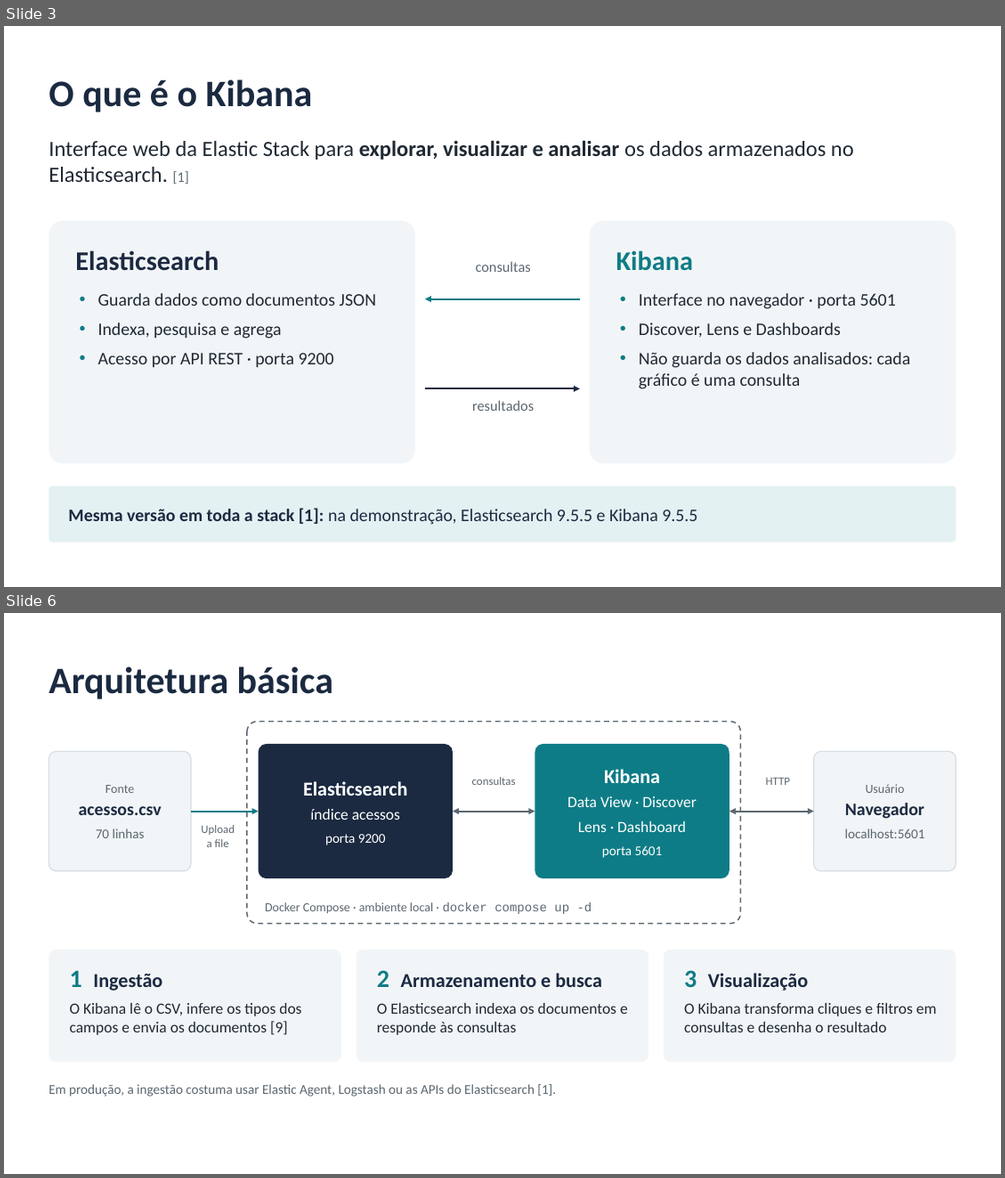
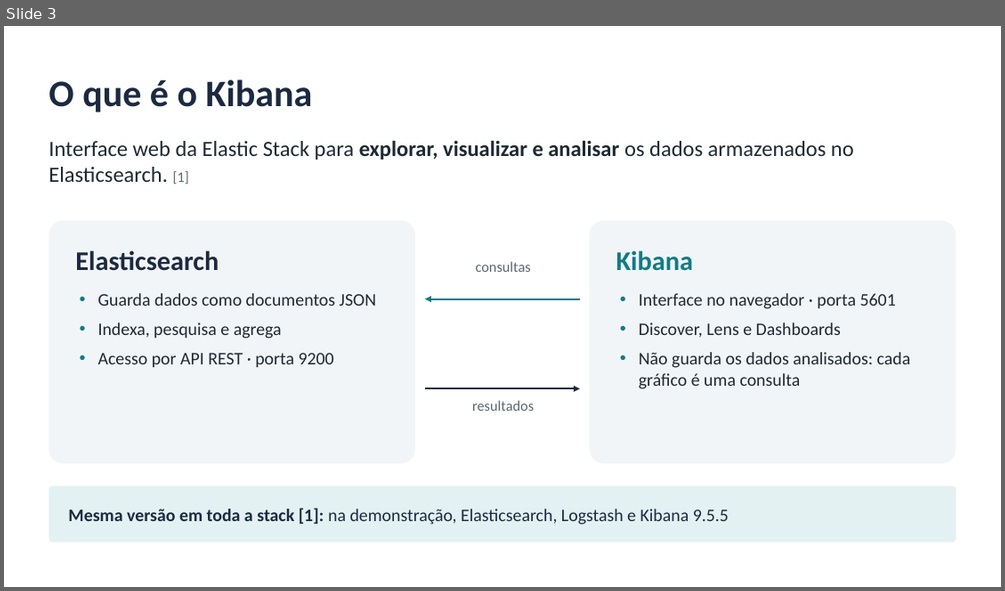
Before and after one commit to LuidyOn/Seminario_Kibana, a slide deck: slides/seminario_kibana.pptx. Shown one above the other, each under a label of ours: slides 3 and 6 before the commit, slide 3 after it; the slides between them are not shown. The pictures are 1005x1178 and 1005x591 pixels, drawn with LibreOffice and Linux fonts; fonts in the diff are those of the drawing. Boxes give left, top, right and bottom in pixels: in the first picture for what was removed or moved away, otherwise in the second. Text is boxed around its words. In the diff, an @@ line names an element or a change of style, - is before the commit and + after.

Commit message:
Atualiza documentação e slides para a demonstração com eventos reais
- README, conteúdo do seminário, roteiros e referências passam a
  descrever o fluxo Windows -> coletor -> Logstash -> Elasticsearch ->
  Kibana, com o que é e o que não é coletado
- Roteiro da demonstração com checklist de primeira validação no
  computador da apresentação, diagnóstico e contingência
- Apresentação regenerada: 12 slides editáveis, só com formas nativas,
  sem imagens nem dados reais

Os arquivos da demonstração anterior, com dados fictícios, permanecem
no repositório até a validação completa do novo fluxo.

```diff
--- a/slides/seminario_kibana.pptx
+++ b/slides/seminario_kibana.pptx
@@ slide 6 removed at bbox=[4, 613, 1001, 1174], background #FFFFFF @@
@@ title removed at bbox=[48, 666, 333, 699] @@
-Arquitetura básica
@@ rounded rectangle removed at bbox=[247, 722, 741, 924] @@
-Docker Compose · ambiente local · docker compose up -d
@@ rounded rectangle removed at bbox=[259, 744, 453, 878] @@
-Elasticsearch
-índice acessos
-porta 9200
@@ rounded rectangle removed at bbox=[535, 744, 729, 878] @@
-Kibana
-Data View · Discover
-Lens · Dashboard
-porta 5601
@@ rounded rectangle removed at bbox=[48, 751, 191, 871] @@
-Fonte
-acessos.csv
-70 linhas
@@ rounded rectangle removed at bbox=[814, 751, 956, 871] @@
-Usuário
-Navegador
-localhost:5601
@@ text removed at bbox=[472, 777, 516, 785] @@
-consultas
@@ text removed at bbox=[766, 778, 790, 785] @@
-HTTP
@@ arrow removed from (191, 811) to (259, 811) @@
@@ text removed at bbox=[201, 825, 235, 847] @@
-Upload
-a file
@@ double arrow removed from (535, 811) to (453, 811) @@
@@ double arrow removed from (814, 811) to (729, 811) @@
@@ rounded rectangle removed at bbox=[48, 949, 341, 1062] @@
-1 Ingestão
-O Kibana lê o CSV, infere os tipos dos campos e envia os documentos [9]
@@ rounded rectangle removed at bbox=[356, 949, 648, 1062] @@
-2 Armazenamento e busca
-O Elasticsearch indexa os documentos e responde às consultas
@@ rounded rectangle removed at bbox=[663, 949, 956, 1062] @@
-3 Visualização
-O Kibana transforma cliques e filtros em consultas e desenha o resultado
@@ text removed at bbox=[48, 1084, 556, 1096] @@
-Em produção, a ingestão costuma usar Elastic Agent, Logstash ou as APIs do Elasticsearch [1].
@@ slide 3 changed as well @@
@@ text in rounded rectangle at bbox=[68, 507, 728, 524]: text changed @@
-Mesma versão em toda a stack [1]: na demonstração, Elasticsearch 9.5.5 e Kibana 9.5.5
+Mesma versão em toda a stack [1]: na demonstração, Elasticsearch, Logstash e Kibana 9.5.5
```
Also in this commit, not shown: 6 other slides changed, 5 slides added, 4 other slides removed, 6 other files.
